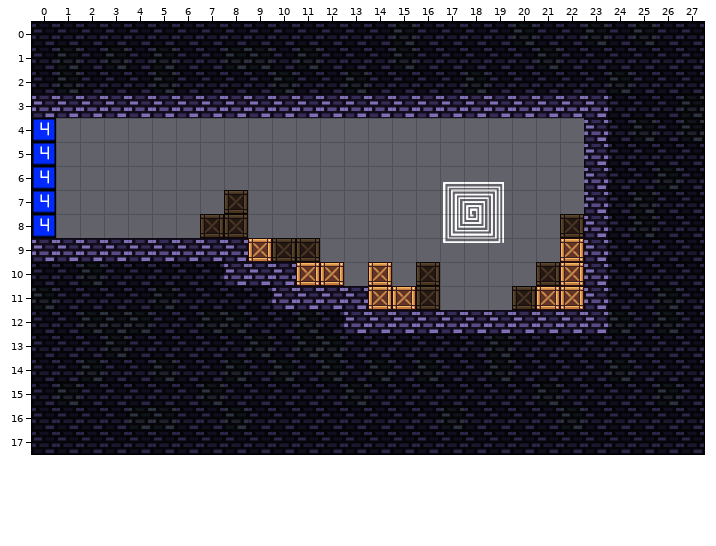
Two states of a Tiled map, flixel/assets/data/chapters/chapter0/ch0-map02.tmx. Above: the version before the commit.
Cells are 50x50 px. Shown: x 0..27, y 0..17.
The same view after the edit:
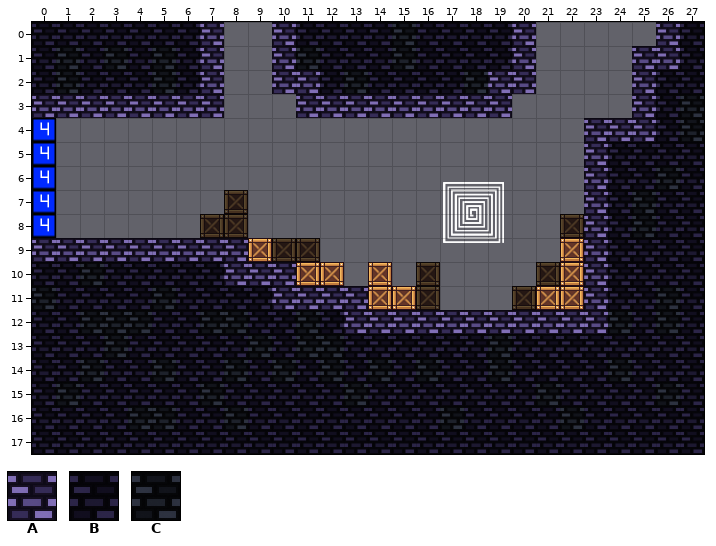
Key: from "ch0-tiles": A 0, B 8, C 16.
_ is an empty cell.
Diff:
Layer "tiles-main":
y 0: x 7 _ -> A; x 10 _ -> A; x 20 _ -> A; x 26 _ -> A
y 1: x 7 _ -> A; x 10 _ -> A; x 20 _ -> A; x 25..26 __ -> AA
y 2: x 7 _ -> A; x 10..11 __ -> AA; x 19..20 __ -> AA; x 25 _ -> A
y 3: x 8..10 AAA -> ___; x 20..23 AAAA -> ____; x 25 _ -> A
y 4: x 24..25 __ -> AA
Layer "tiles-deco":
y 0: x 7..10 BBBB -> ____; x 20..26 CBBCBCB -> _______
y 1: x 7..10 BCCB -> ____; x 20..26 BCBBBBB -> _______
y 2: x 7..11 BBBCB -> _____; x 19..25 BBBBBCB -> _______
y 3: x 24..25 BB -> __
y 4: x 24..25 BC -> __
Boxes around the changes in both pictures, in picture pixels (x1, y1, x2, y2):
changed: (200, 22, 320, 118)
changed: (488, 22, 680, 142)
